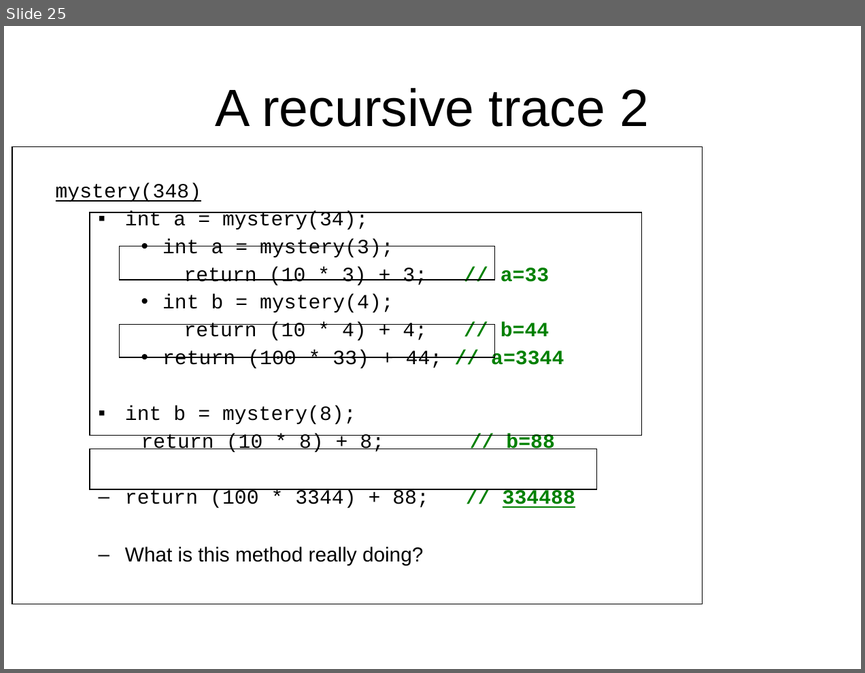
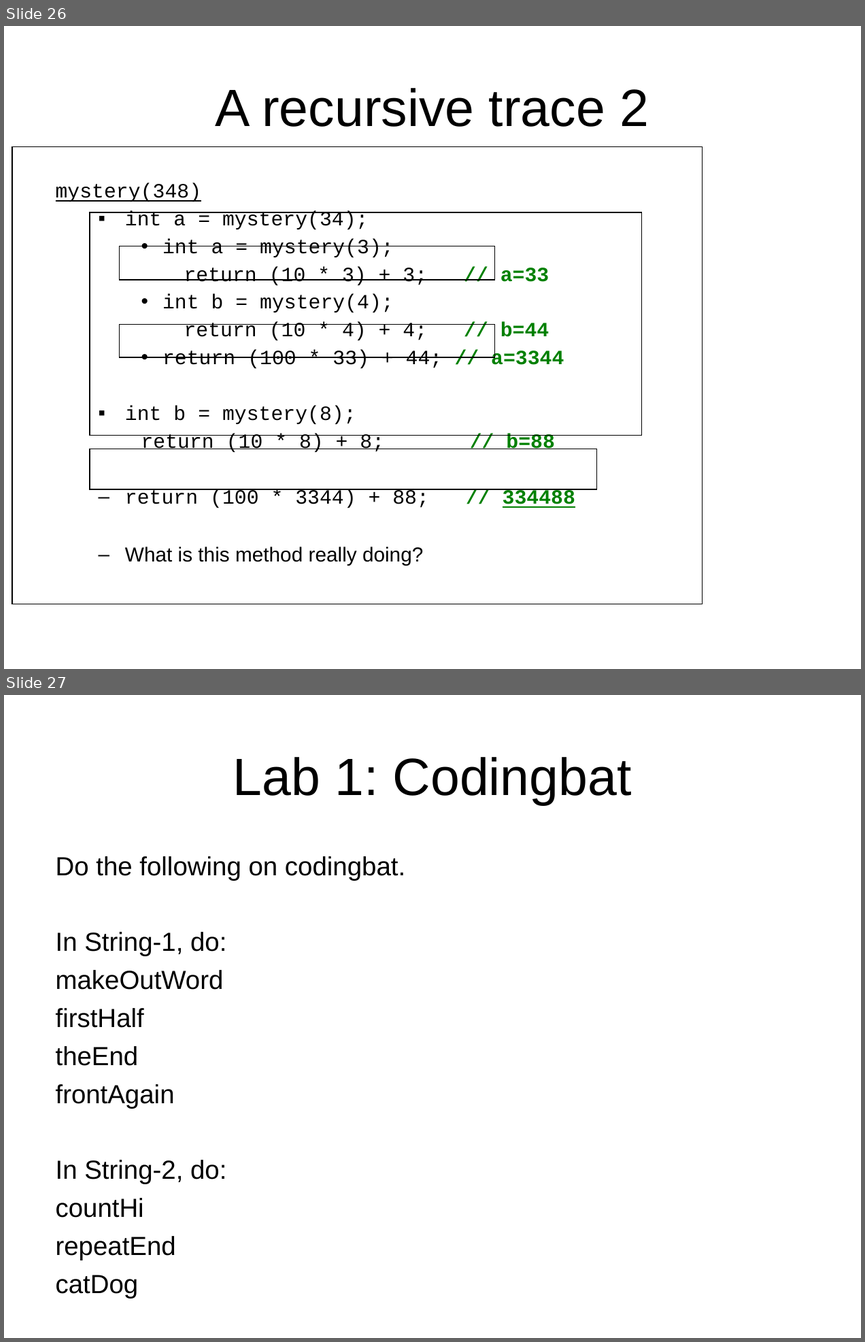
Before and after one commit to LongBaoNguyen/longbaonguyen.github.io, a slide deck: courses/apcsp/lecture14.ppt. Shown one above the other, each under a label of ours: slide 25 before the commit, slides 26 and 27 after it. The pictures are 865x673 and 865x1342 pixels, drawn with LibreOffice and Linux fonts; fonts in the diff are those of the drawing; background and template pictures are left out. Boxes give left, top, right and bottom in pixels: in the first picture for what was removed or moved away, otherwise in the second. Text is boxed around its words. In the diff, an @@ line names an element or a change of style, - is before the commit and + after.

```diff
--- a/courses/apcsp/lecture14.ppt
+++ b/courses/apcsp/lecture14.ppt
@@ slide 27 added at [4, 695, 861, 1338], background picture (left out) @@
@@ title added at [232, 757, 632, 805], 44 pt, text #000000 @@
+Lab 1: Codingbat
@@ text added at [56, 856, 405, 1297], 22 pt, text #000000 @@
+Do the following on codingbat.
+In String-1, do:
+makeOutWord
+firstHalf
+theEnd
+frontAgain
+In String-2, do:
+countHi
+repeatEnd
+catDog
@@ what was slide 25 is now slide 26 @@
```
Also in this commit, not shown: 4 slides changed, 1 other slide added, 1 slide removed, 5 other files.
